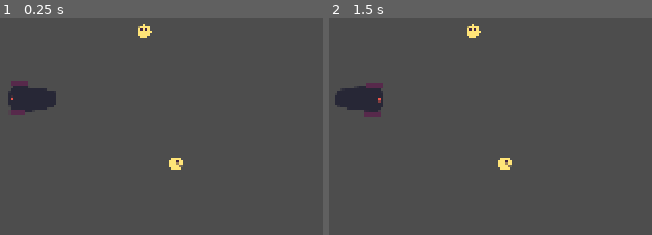
Above: before the commit, frames 1-2 (left to right).
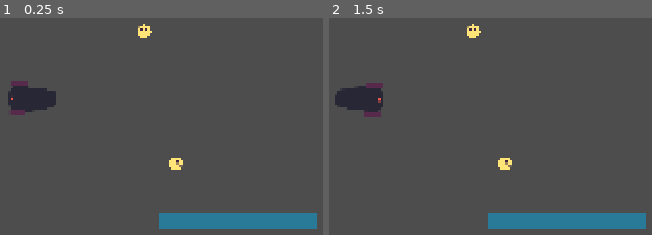
Above: after the commit, the same moments.

Repository: rmkubik/chain-reaction
Game: Godot game, scene res://main.tscn
Two runs of this game, one before a commit and one after it. Both use one fixed random seed, a clock stepped at 60 frames per second and the inputs below.
Inputs (mouse positions are in pixels of both pictures, inside the frame that each line leads up to):
- Up to frame 1 (0.25 s): no input
- Up to frame 2 (1.5 s): tap Enter at 0.5 s; drag from (361, 98) to (outside the picture) at 0.52 s; tap Space at 1.25 s; drag from (461, 228) to (outside the picture) at 1.27 s

The runs differ from the first frame. In frame 1, 3.6% of the frame differs, in the area x 49-99%, y 89-98%; in frame 2, 3.6%.

Commit message:
explosin

Diff:
--- /dev/null
+++ b/explosion.tscn
@@ -0,0 +1,40 @@
+[gd_scene load_steps=3 format=3 uid="uid://bosg3r2j3x4yx"]
+
+[sub_resource type="Curve" id="Curve_7rj46"]
+_limits = [0.0, 5.0, 0.0, 20.0]
+_data = [Vector2(1.18644, 1.95166), 0.0, 0.0, 0, 0]
+point_count = 1
+
+[sub_resource type="Gradient" id="Gradient_7rj46"]
+offsets = PackedFloat32Array(0.173333, 0.673333, 0.876667)
+colors = PackedColorArray(0.992906, 0.767643, 0.593563, 1, 1, 0.134667, 0.12, 1, 1, 0.134667, 0.12, 0)
+
+[node name="Explosion" type="Node2D"]
+
+[node name="CPUParticles2D" type="CPUParticles2D" parent="."]
+emitting = false
+amount = 250
+lifetime = 0.73
+one_shot = true
+preprocess = 0.25
+speed_scale = 2.0
+explosiveness = 0.54
+lifetime_randomness = 0.37
+direction = Vector2(0, 0)
+spread = 180.0
+gravity = Vector2(0, 0)
+initial_velocity_min = 100.0
+initial_velocity_max = 150.0
+angular_velocity_max = 167.27
+linear_accel_min = -61.62
+linear_accel_max = -48.48
+radial_accel_min = -5.06
+radial_accel_max = 45.45
+damping_min = 70.707
+damping_max = 100.0
+angle_max = 360.0
+scale_amount_max = 5.0
+scale_amount_curve = SubResource("Curve_7rj46")
+color_ramp = SubResource("Gradient_7rj46")
+hue_variation_min = -0.39
+hue_variation_max = 0.51
--- a/main.tscn
+++ b/main.tscn
@@ -1,9 +1,13 @@
-[gd_scene load_steps=5 format=3 uid="uid://cw2dnooky5y58"]
+[gd_scene load_steps=7 format=3 uid="uid://cw2dnooky5y58"]
 
 [ext_resource type="Script" uid="uid://bduu60uhoe2ia" path="res://main.gd" id="1_1bvp3"]
 [ext_resource type="PackedScene" uid="uid://bvo5x7e1wevhp" path="res://smiley.tscn" id="1_ig7tw"]
 [ext_resource type="PackedScene" uid="uid://dk6vevwish86" path="res://cannon.tscn" id="3_h2yge"]
 [ext_resource type="PackedScene" uid="uid://rhhugsc364x7" path="res://mouser.tscn" id="4_1bvp3"]
+[ext_resource type="Texture2D" uid="uid://dm5jlag6rjhhf" path="res://Square.png" id="5_lquwl"]
+
+[sub_resource type="RectangleShape2D" id="RectangleShape2D_lquwl"]
+size = Vector2(382.375, 42.2499)
 
 [node name="Node2D" type="Node2D"]
 script = ExtResource("1_1bvp3")
@@ -19,3 +23,17 @@
 position = Vector2(331, 284)
 
 [node name="Mouser" parent="." instance=ExtResource("4_1bvp3")]
+
+[node name="Wall" type="RigidBody2D" parent="."]
+position = Vector2(827, 578)
+gravity_scale = 0.0
+freeze = true
+
+[node name="Sprite" type="Sprite2D" parent="Wall"]
+modulate = Color(0.159472, 0.479413, 0.600047, 1)
+scale = Vector2(1.49219, 0.164063)
+texture = ExtResource("5_lquwl")
+
+[node name="CollisionShape2D" type="CollisionShape2D" parent="Wall"]
+scale = Vector2(1, 1)
+shape = SubResource("RectangleShape2D_lquwl")
--- /dev/null
+++ b/smiley.gd
@@ -0,0 +1,12 @@
+extends Node2D
+
+func _on_rigid_body_2d_body_entered(body: Node) -> void:
+	print("exploding")
+	var explosion: Node2D = load("res://explosion.tscn").instantiate()
+	var rb = get_node("RigidBody2D")
+	explosion.position.x = rb.global_position.x
+	explosion.position.y = rb.global_position.y
+	var particles = explosion.get_node("CPUParticles2D") as CPUParticles2D
+	get_node("/root").add_child(explosion)
+	particles.emitting = true
+	queue_free()
--- a/smiley.tscn
+++ b/smiley.tscn
@@ -1,14 +1,19 @@
-[gd_scene load_steps=3 format=3 uid="uid://bvo5x7e1wevhp"]
+[gd_scene load_steps=4 format=3 uid="uid://bvo5x7e1wevhp"]
 
 [ext_resource type="Texture2D" uid="uid://ciyg4odrf7eeo" path="res://smiley.png" id="1_4l2d3"]
+[ext_resource type="Script" uid="uid://dninbnjaghtiq" path="res://smiley.gd" id="1_t12jd"]
 
 [sub_resource type="CircleShape2D" id="CircleShape2D_t12jd"]
 radius = 38.71
 
 [node name="Smiley" type="Node2D"]
+script = ExtResource("1_t12jd")
 
 [node name="RigidBody2D" type="RigidBody2D" parent="."]
 gravity_scale = 0.0
+continuous_cd = 2
+contact_monitor = true
+max_contacts_reported = 1
 
 [node name="CollisionShape2D" type="CollisionShape2D" parent="RigidBody2D"]
 scale = Vector2(0.5, 0.5)
@@ -18,3 +23,5 @@
 z_index = -1
 scale = Vector2(0.5, 0.5)
 texture = ExtResource("1_4l2d3")
+
+[connection signal="body_entered" from="RigidBody2D" to="." method="_on_rigid_body_2d_body_entered"]
Binary file added: Square.png
Not shown, added: Square.png.import
Not shown, added: smiley.gd.uid
